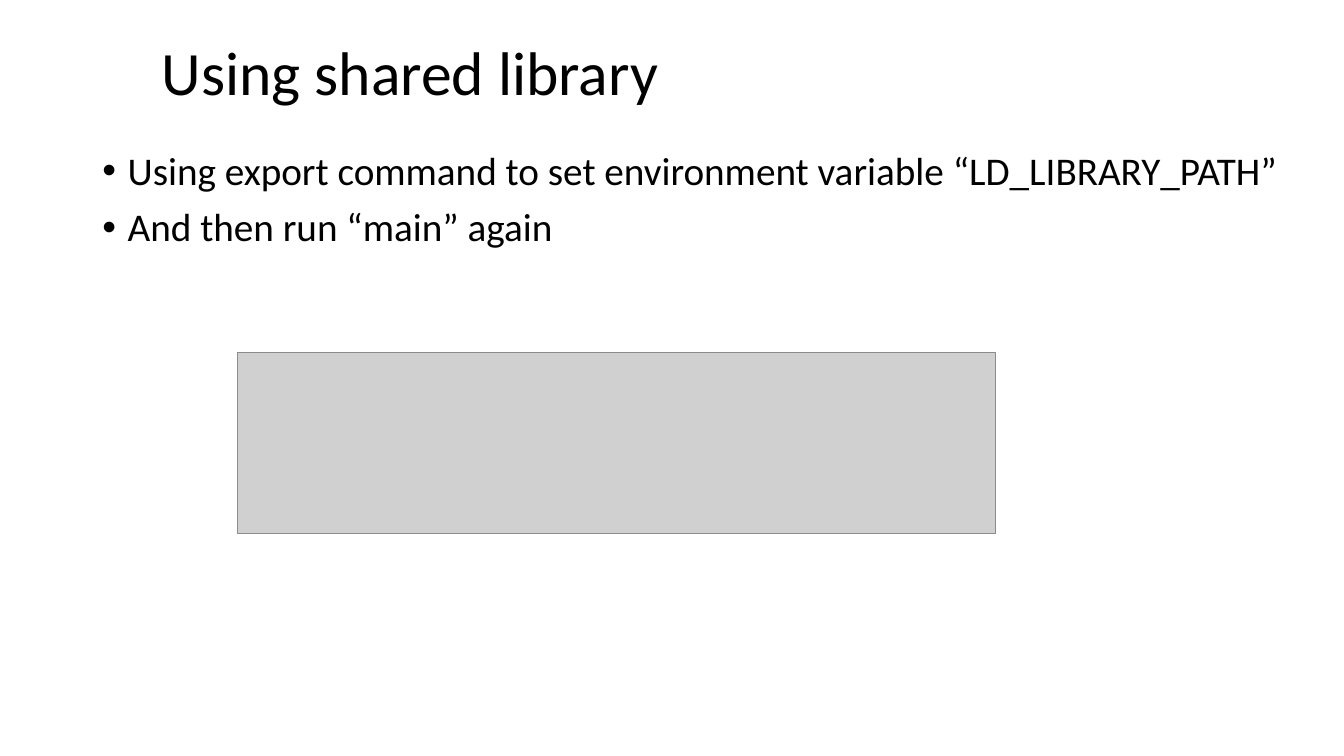
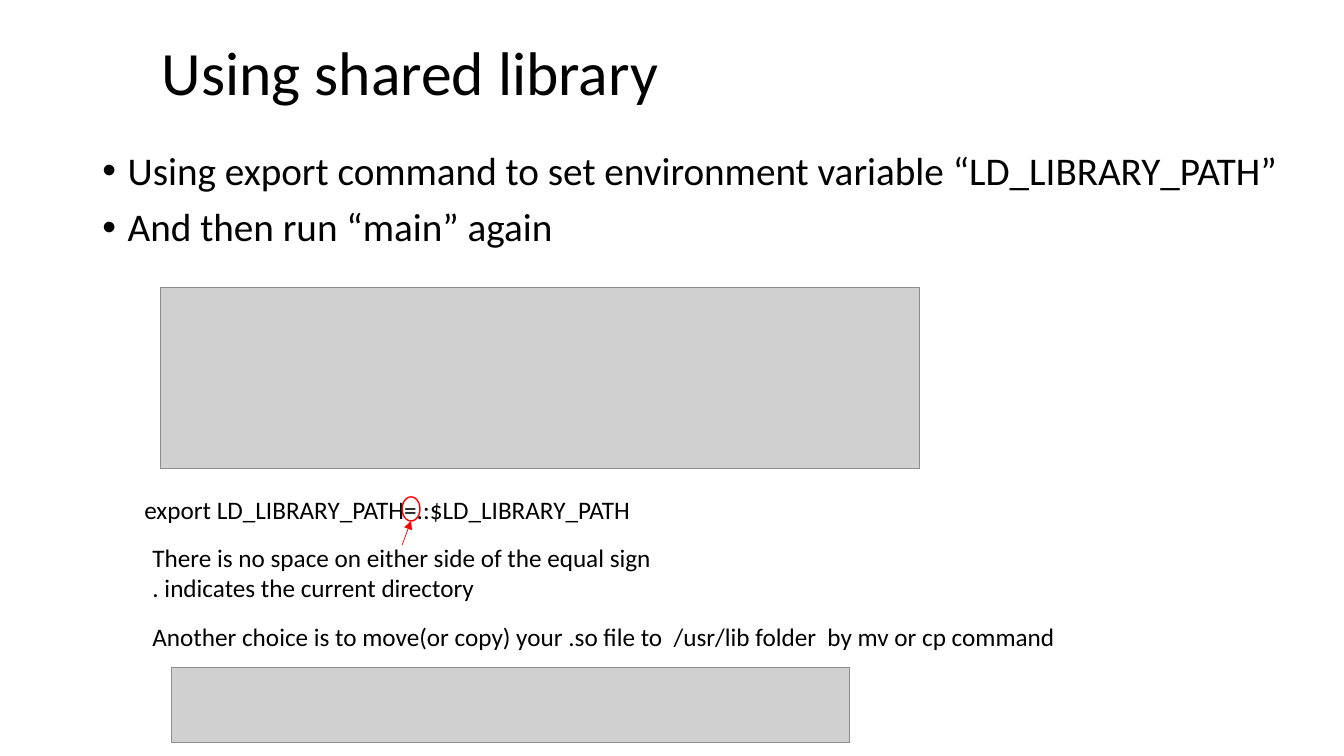
Before and after one commit to ShiqiYu/CPP, a slide deck: slide 41 of week06/Lab06.pptx (slide 18 before the commit). Drawn at 1344x756 pixels with LibreOffice and Linux fonts; fonts in the diff are those of the drawing; grey boxes stand for pictures; background and template pictures are left out. Boxes give left, top, right and bottom in pixels: in the first picture for what was removed or moved away, otherwise in the second. Text is boxed around its words. In the diff, an @@ line names an element or a change of style, - is before the commit and + after.

```diff
--- a/week06/Lab06.pptx
+++ b/week06/Lab06.pptx
@@ picture: place and size @@
-picture at box(238, 353, 996, 534)
+picture at box(161, 287, 920, 469)
@@ text added at box(144, 498, 630, 525), 18 pt, text #000000 @@
+export LD_LIBRARY_PATH=.:$LD_LIBRARY_PATH
@@ ellipse added at box(402, 497, 420, 521), outline #FF0000 1 pt @@
@@ arrow added from (402, 545) to (411, 521), #FF0000 0.5 pt @@
@@ text added at box(152, 549, 651, 601), 18 pt, text #000000 @@
+There is no space on either side of the equal sign
+. indicates the current directory
@@ text added at box(152, 627, 1055, 650), 18 pt, text #000000 @@
+Another choice is to move(or copy) your .so file to /usr/lib folder by mv or cp command
@@ picture added at box(171, 667, 850, 743) @@
```
Also in this commit, not shown: 6 other slides changed, 24 slides added, 1 slide removed, 1 other file.
